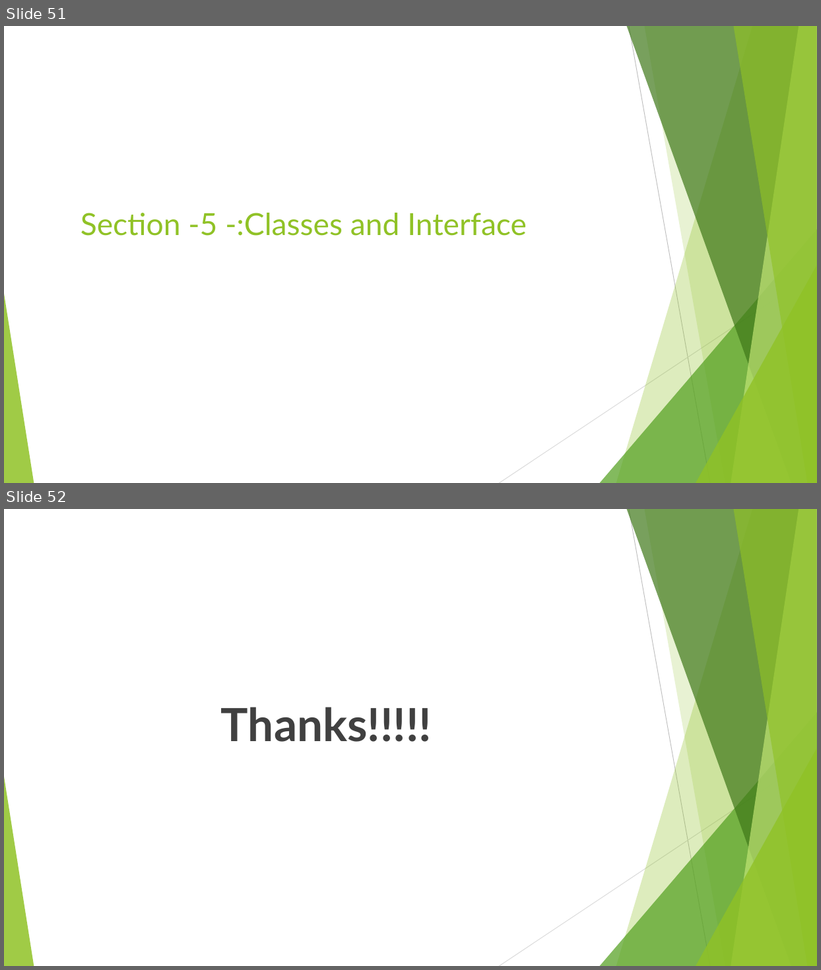
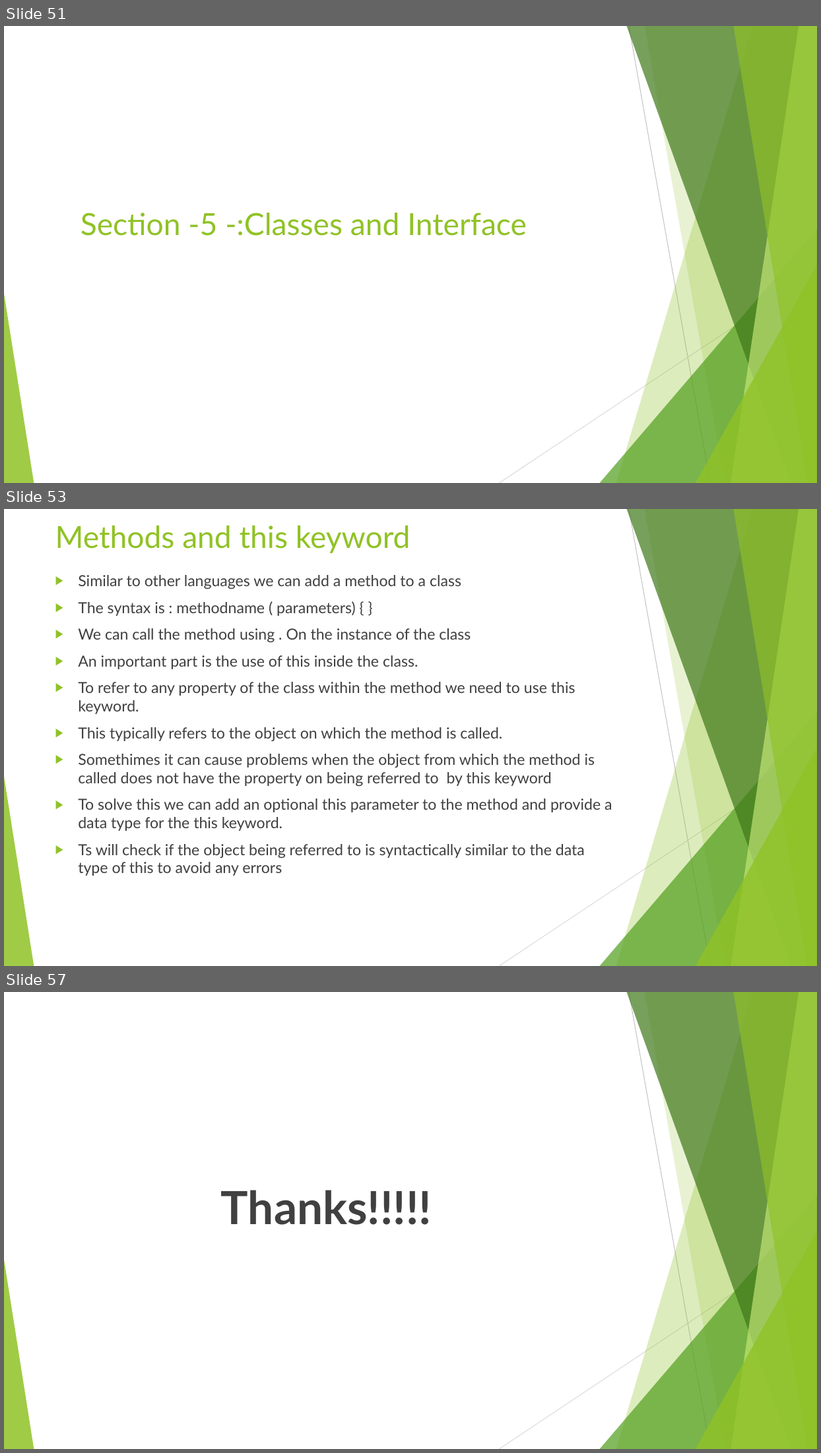
Before and after one commit to rudhrainfogain/TypeScript, a slide deck: PPT/TypeScriptv5.pptx. Shown one above the other, each under a label of ours: slides 51 and 52 before the commit, slides 51, 53 and 57 after it; the slides between them are not shown. The pictures are 821x970 and 821x1453 pixels, drawn with LibreOffice and Linux fonts; fonts in the diff are those of the drawing. Boxes give left, top, right and bottom in pixels: in the first picture for what was removed or moved away, otherwise in the second. Text is boxed around its words. In the diff, an @@ line names an element or a change of style, - is before the commit and + after.

Commit message:
classes paretial

```diff
--- a/PPT/TypeScriptv5.pptx
+++ b/PPT/TypeScriptv5.pptx
@@ slide 53 added at <box>4,509,817,966</box>, background #FFFFFF; not listed: 10 template elements that a slide beside it also shows @@
@@ title added at <box>55,525,411,553</box>, 36 pt, text #90C226 @@
+Methods and this keyword
@@ text added at <box>78,575,612,876</box>, 18 pt, text #404040 @@
+▶ Similar to other languages we can add a method to a class
+▶ The syntax is : methodname ( parameters) { }
+▶ We can call the method using . On the instance of the class
+▶ An important part is the use of this inside the class.
+▶ To refer to any property of the class within the method we need to use this keyword.
+▶ This typically refers to the object on which the method is called.
+▶ Somethimes it can cause problems when the object from which the method is called does not have the property on being referred to by this keyword
+▶ To solve this we can add an optional this parameter to the method and provide a data type for the this keyword.
+▶ Ts will check if the object being referred to is syntactically similar to the data type of this to avoid any errors
@@ what was slide 52 is now slide 57 @@
```
Also in this commit, not shown: 4 other slides added, 2 other files.
